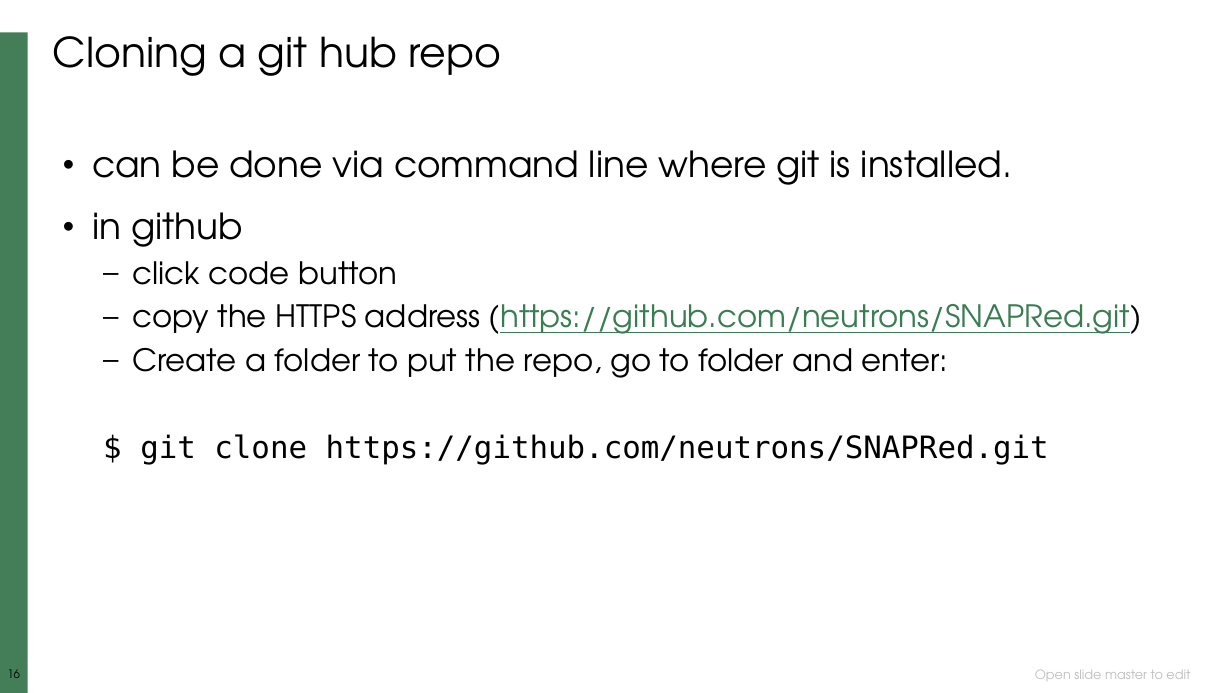
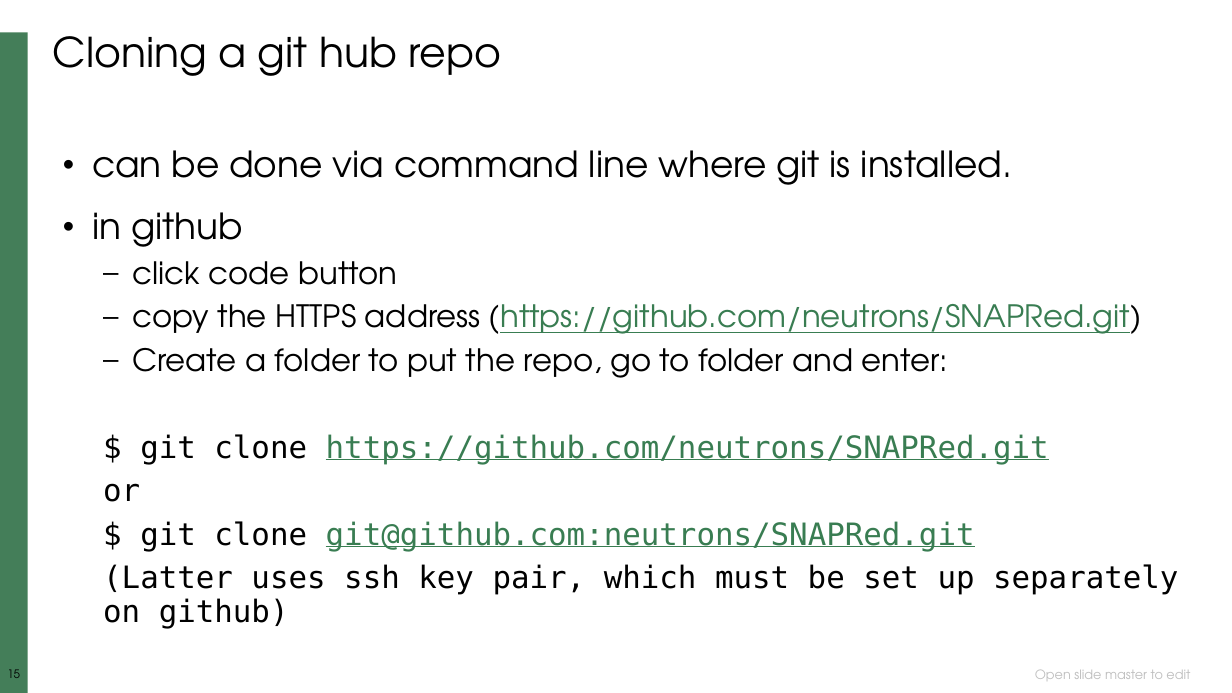
Before and after one commit to neutrons/ns-computation-tutorial, a slide deck: slide 15 of lectures/NXS_git_github.pptx (slide 16 before the commit). Drawn at 1232x693 pixels with LibreOffice and Linux fonts; fonts in the diff are those of the drawing; background and template pictures are left out. Boxes give left, top, right and bottom in pixels: in the first picture for what was removed or moved away, otherwise in the second. Text is boxed around its words. In the diff, an @@ line names an element or a change of style, - is before the commit and + after.

```diff
--- a/lectures/NXS_git_github.pptx
+++ b/lectures/NXS_git_github.pptx
@@ text at (140, 434, 1049, 465): text colour #000000 to #397D52, underline on in "https://github.com/neutrons/SNAPRed.git" @@
@@ text at (103, 483, 1178, 628): paragraphs added @@
+  or
+  $ git clone git@github.com:neutrons/SNAPRed.git
+  (Latter uses ssh key pair, which must be set up separately on github)
```
Also in this commit, not shown: 1 other slide changed, 2 slides added, 3 slides removed, 3 other files.
